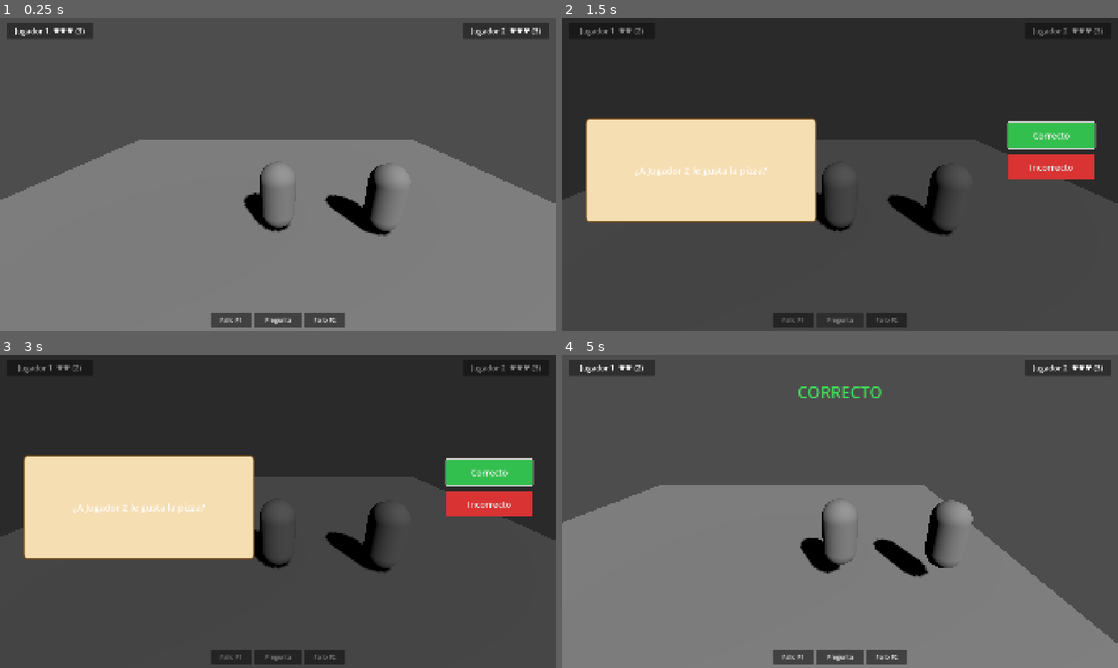
Above: before the commit, frames 1-4 (two rows, left to right).
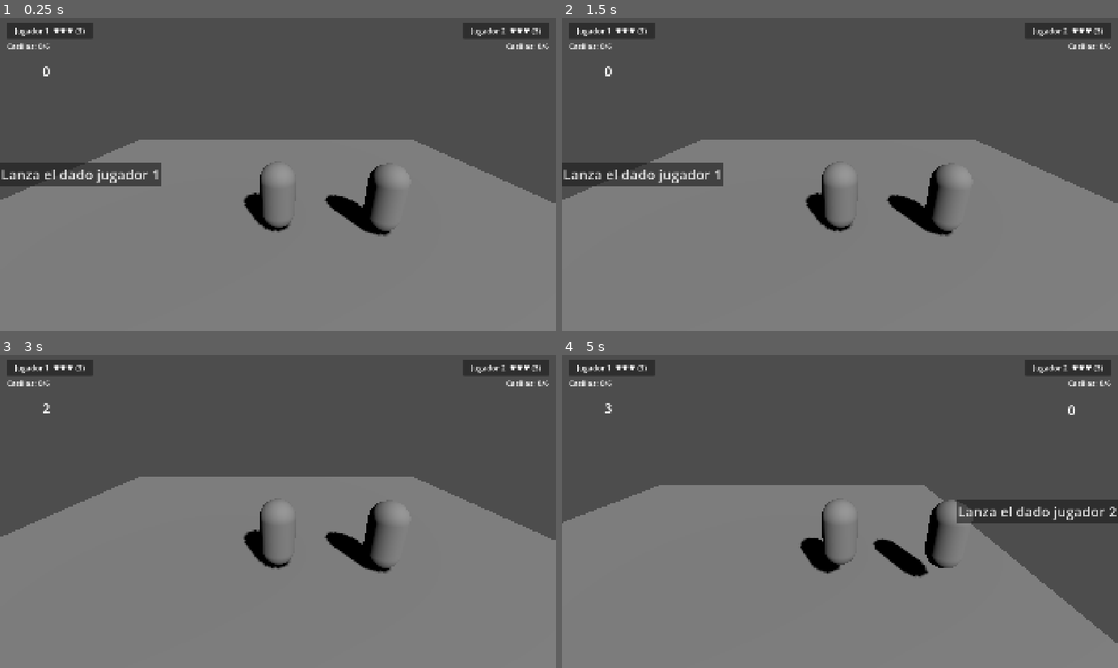
Above: after the commit, the same moments.

Repository: Haziel1357/game-jump-plus
Game: Godot game, scene res://escenas/niveles/mundo_pruebas/mundo_pruebas.tscn
Two runs of this game, one before a commit and one after it. Both use one fixed random seed, a clock stepped at 60 frames per second and the inputs below. This scene is started directly instead of the project's main scene.
Inputs (mouse positions are in pixels of both pictures, inside the frame that each line leads up to):
- Up to frame 1 (0.25 s): no input
- Up to frame 2 (1.5 s): click (795, 318) at 0.5 s, where only the run before the commit has a clickable "Fallo P1"; click (840, 318) at 1.25 s, where only the run before the commit has a clickable "Pregunta"
- Up to frame 3 (3 s): click (322, 655) at 2 s, where only the run before the commit has a clickable "Fallo P2"; click (83, 511) at 2.75 s, where only the run after the commit has a clickable "Lanza el dado jugador 1"
- Up to frame 4 (5 s): click (1051, 473) at 3.5 s, where only the run before the commit has a clickable "Correcto"; tap Enter (ui_accept) at 4.25, 4.52 s; hold Right (ui_right) from 4.28 s (still down)

The runs differ from the first frame. In frame 1, 3.3% of the frame differs, in the area x 0-99%, y 8-99%; in frame 2, 97%; in frame 3, 98%, in the area x 0-100%, y 0-100%; in frame 4, 3.7%.

Commit message:
Ciclo de rondas con dado, preguntas y casillas
- CicloRonda coordina dados -> pregunta al ganador -> pregunta al otro.
- Gana el primer jugador con 6 casillas o el que quede con vidas.
- El dado emite ronda_terminada y el botón dice Iniciar Ronda.
- HUD con indicador de casillas y sin botones de prueba.
- CASILLAS_PARA_GANAR en EstadoJuego.

Co-Authored-By: Claude Sonnet 5.5 <noreply@anthropic.com>

Diff:
--- /dev/null
+++ b/escenas/niveles/mundo_pruebas/ciclo_ronda.gd
@@ -0,0 +1,68 @@
+extends Node
+
+# Coordina el ciclo del juego:
+# dados -> pregunta al ganador -> pregunta al otro jugador -> dados otra vez.
+# Gana el primer jugador que llegue a EstadoJuego.CASILLAS_PARA_GANAR casillas.
+# También termina la partida si a un jugador se le acaban las vidas.
+
+# Casillas que avanza un jugador cuando su respuesta es correcta.
+@export var casillas_por_acierto: int = 1
+# Pausa tras marcar la respuesta, para que se vea el banner de "CORRECTO/INCORRECTO".
+@export var pausa_tras_respuesta: float = 1.8
+
+# Los dos nodos hermanos de este nodo dentro de la escena del nivel.
+@onready var dado: Dado = $"../Dado"
+# Sin tipo a propósito: preguntas.gd no tiene class_name.
+@onready var preguntas = $"../Preguntas"
+
+var _partida_terminada: bool = false
+
+
+func _ready() -> void:
+	dado.ronda_terminada.connect(_al_terminar_dado)
+	# call_deferred espera a que todos los nodos estén listos antes de empezar.
+	dado.iniciar_ronda.call_deferred()
+
+
+# El dado ya decidió quién empieza: preguntamos a ese jugador y luego al otro.
+func _al_terminar_dado(ganador: int) -> void:
+	var otro: int = 2 if ganador == 1 else 1
+
+	await _preguntar(ganador)
+	if _partida_terminada:
+		return
+
+	await _preguntar(otro)
+	if _partida_terminada:
+		return
+
+	# Los dos ya jugaron y nadie ganó: volvemos a tirar el dado.
+	dado.iniciar_ronda()
+
+
+# Pregunta a un jugador y aplica el resultado.
+func _preguntar(jugador: int) -> void:
+	preguntas.mostrar_pregunta(jugador)
+	# Esperamos a que marquen Correcto/Incorrecto; la señal trae la respuesta.
+	var es_correcto: bool = await preguntas.resultado_marcado
+
+	# Si fue incorrecto, preguntas.gd ya le restó 1 vida y aquí no se mueve.
+	if es_correcto:
+		EstadoJuego.avanzar(jugador, casillas_por_acierto)
+
+	await get_tree().create_timer(pausa_tras_respuesta).timeout
+
+	# ¿Llegó a la meta? Gana ese jugador, aunque el otro no haya contestado aún.
+	if EstadoJuego.obtener_casillas(jugador) >= EstadoJuego.CASILLAS_PARA_GANAR:
+		_terminar_partida(jugador)
+	# ¿Se quedó sin vidas? Gana el otro.
+	elif EstadoJuego.vidas_de(jugador) <= 0:
+		_terminar_partida(2 if jugador == 1 else 1)
+
+
+# Muestra quién ganó junto con las casillas de cada jugador.
+func _terminar_partida(ganador: int) -> void:
+	_partida_terminada = true
+	var casillas_1: int = EstadoJuego.obtener_casillas(1)
+	var casillas_2: int = EstadoJuego.obtener_casillas(2)
+	dado.mostrar_fin("¡Gana el jugador %d!\nCasillas J1: %d | J2: %d\n(ESC para volver al menú)" % [ganador, casillas_1, casillas_2])
--- a/escenas/niveles/mundo_pruebas/mundo_pruebas.tscn
+++ b/escenas/niveles/mundo_pruebas/mundo_pruebas.tscn
@@ -1,9 +1,11 @@
-[gd_scene load_steps=7 format=3 uid="uid://dtpd74kd2c7lc"]
+[gd_scene format=3 uid="uid://dtpd74kd2c7lc"]
 
 [ext_resource type="Script" uid="uid://dpxpsogn20jx8" path="res://escenas/jugador/jugador.gd" id="1_6ba58"]
-[ext_resource type="Script" path="res://escenas/niveles/mundo_pruebas/mundo_pruebas.gd" id="2_nivel"]
-[ext_resource type="PackedScene" path="res://interfaz/hud/hud.tscn" id="3_hud"]
-[ext_resource type="PackedScene" path="res://interfaz/preguntas/preguntas.tscn" id="4_preg"]
+[ext_resource type="Script" uid="uid://cixruy246w60k" path="res://escenas/niveles/mundo_pruebas/mundo_pruebas.gd" id="2_nivel"]
+[ext_resource type="PackedScene" uid="uid://ba0tjdqnfix6t" path="res://interfaz/hud/hud.tscn" id="3_hud"]
+[ext_resource type="PackedScene" uid="uid://chqwbv4pvljyl" path="res://interfaz/preguntas/preguntas.tscn" id="4_preg"]
+[ext_resource type="PackedScene" uid="uid://b8ssryaxprgg8" path="res://interfaz/dado/dado.tscn" id="5_y5x3w"]
+[ext_resource type="Script" uid="uid://b0fiwcni1ljqm" path="res://escenas/niveles/mundo_pruebas/ciclo_ronda.gd" id="6_iupyu"]
 
 [sub_resource type="CapsuleMesh" id="CapsuleMesh_012i1"]
 
@@ -46,6 +48,32 @@
 [node name="Camera3D" type="Camera3D" parent="Jugador2" unique_id=762332105]
 transform = Transform3D(1, 0, 0, 0, 0.90630776, 0.42261827, 0, -0.42261827, 0.90630776, 0, 3, 5)
 
-[node name="Hud" parent="." instance=ExtResource("3_hud")]
+[node name="Hud" parent="." unique_id=74987772 instance=ExtResource("3_hud")]
 
-[node name="Preguntas" parent="." instance=ExtResource("4_preg")]
+[node name="CasillasJugador1" type="Label" parent="Hud" unique_id=1676764676]
+offset_left = 24.0
+offset_top = 80.0
+offset_right = 172.0
+offset_bottom = 116.0
+theme_override_font_sizes/font_size = 26
+text = "Casillas: 0/6"
+
+[node name="CasillasJugador2" type="Label" parent="Hud" unique_id=1165894243]
+anchors_preset = 1
+anchor_left = 1.0
+anchor_right = 1.0
+offset_left = -91.0
+offset_bottom = 23.0
+grow_horizontal = 0
+offset_transform_enabled = true
+offset_transform_position = Vector2(-24, 80)
+theme_override_font_sizes/font_size = 26
+text = "Casillas: 0/6"
+horizontal_alignment = 2
+
+[node name="Preguntas" parent="." unique_id=192389599 instance=ExtResource("4_preg")]
+
+[node name="Dado" parent="." unique_id=1442596752 instance=ExtResource("5_y5x3w")]
+
+[node name="CicloRonda" type="Node" parent="." unique_id=1206825484]
+script = ExtResource("6_iupyu")
--- a/interfaz/dado/dado.gd
+++ b/interfaz/dado/dado.gd
@@ -1,10 +1,13 @@
+class_name Dado
 extends CanvasLayer
+
+# Se emite al pulsar "Omitir" cuando hay un ganador (1 o 2).
+# En caso de empate no se emite: simplemente se repiten los dados.
+signal ronda_terminada(ganador: int)
 
 # Duración total de la animación y cada cuánto cambia el número (en segundos).
 @export var duracion_animacion: float = 2.0
 @export var intervalo_numeros: float = 0.08
-# Casillas que avanza el ganador de cada ronda.
-@export var casillas_por_victoria: int = 1
 
 # Referencias a los nodos hijos ($ significa "busca este hijo por su nombre").
 @onready var etiqueta_numero_1: Label = $EtiquetaNumero
@@ -18,19 +21,22 @@
 # Guardan el número final que sacó cada jugador en la ronda actual.
 var resultado_1: int = 0
 var resultado_2: int = 0
+# Jugador que ganó los dados (0 = empate).
+var ganador: int = 0
 
 
 func _ready() -> void:
-	# Al empezar solo se ve lo del jugador 1; lo demás se oculta.
-	_preparar_ronda()
-
 	boton_lanzar_1.pressed.connect(_lanzar_jugador_1)
 	boton_lanzar_2.pressed.connect(_lanzar_jugador_2)
 	boton_omitir.pressed.connect(_al_pulsar_omitir)
+	iniciar_ronda()
 
 
-# Deja la interfaz lista para una ronda nueva.
-func _preparar_ronda() -> void:
+# Muestra el dado y lo deja listo para que el jugador 1 lance.
+# Lo llama quien coordina los turnos cuando hay que volver a tirar.
+func iniciar_ronda() -> void:
+	visible = true
+	etiqueta_numero_1.show()
 	etiqueta_numero_1.text = "0"
 	etiqueta_numero_2.text = "0"
 	etiqueta_numero_2.hide()
@@ -38,6 +44,18 @@
 	etiqueta_resultado.hide()
 	ventana_resultado.hide()
 	boton_lanzar_1.show()
+
+
+# Muestra un mensaje final (por ejemplo, quién ganó la partida) y oculta el resto.
+func mostrar_fin(texto: String) -> void:
+	visible = true
+	etiqueta_numero_1.hide()
+	etiqueta_numero_2.hide()
+	boton_lanzar_1.hide()
+	boton_lanzar_2.hide()
+	ventana_resultado.hide()
+	etiqueta_resultado.text = texto
+	etiqueta_resultado.show()
 
 
 func _lanzar_jugador_1() -> void:
@@ -70,27 +88,26 @@
 	return numero_final
 
 
-# Compara los dos resultados, anota el avance del ganador y muestra la ventana.
+# Compara los dos resultados, decide quién empieza y muestra la ventana.
 func _mostrar_ganador() -> void:
 	if resultado_1 > resultado_2:
-		etiqueta_resultado.text = "¡Gana el jugador 1!"
-		EstadoJuego.avanzar(1, casillas_por_victoria)
+		ganador = 1
+		etiqueta_resultado.text = "¡Empieza el jugador 1!"
 	elif resultado_2 > resultado_1:
-		etiqueta_resultado.text = "¡Gana el jugador 2!"
-		EstadoJuego.avanzar(2, casillas_por_victoria)
+		ganador = 2
+		etiqueta_resultado.text = "¡Empieza el jugador 2!"
 	else:
-		# En empate nadie avanza.
-		etiqueta_resultado.text = "¡Empate!"
-
-	# Mostramos las casillas de cada jugador para comprobar que se guardan.
-	etiqueta_resultado.text += "\nCasillas J1: %d | J2: %d" % [
-		EstadoJuego.obtener_casillas(1),
-		EstadoJuego.obtener_casillas(2),
-	]
+		ganador = 0
+		etiqueta_resultado.text = "¡Empate! Se repite el dado"
 	etiqueta_resultado.show()
 	ventana_resultado.show()
 
 
-# Al pulsar "Omitir" se cierra la ventana y empieza una ronda nueva.
+# Al pulsar "Omitir": si hubo ganador, se oculta el dado y se avisa a quien
+# coordina los turnos; si fue empate, se vuelve a tirar.
 func _al_pulsar_omitir() -> void:
-	_preparar_ronda()
+	if ganador == 0:
+		iniciar_ronda()
+		return
+	visible = false
+	ronda_terminada.emit(ganador)
--- a/interfaz/dado/dado.tscn
+++ b/interfaz/dado/dado.tscn
@@ -6,44 +6,63 @@
 script = ExtResource("1_p2wwb")
 
 [node name="EtiquetaNumero" type="Label" parent="." unique_id=1237391626]
-offset_left = 273.0
-offset_top = 104.0
-offset_right = 313.0
-offset_bottom = 171.0
+anchors_preset = -1
+offset_top = 150.0
+offset_right = 320.0
+offset_bottom = 180.0
 theme_override_font_sizes/font_size = 48
 text = "0"
 horizontal_alignment = 1
+vertical_alignment = 1
 
 [node name="BotonLanzar" type="Button" parent="." unique_id=112987004]
-offset_left = 201.0
-offset_top = 553.0
-offset_right = 392.0
-offset_bottom = 584.0
+anchors_preset = 4
+anchor_top = 0.5
+anchor_bottom = 0.5
+offset_top = -40.0
+offset_right = 557.0
+offset_bottom = 40.0
+grow_vertical = 2
+theme_override_font_sizes/font_size = 48
 text = "Lanza el dado jugador 1"
 icon_alignment = 1
 
 [node name="EtiquetaNumero2" type="Label" parent="." unique_id=324552387]
-offset_left = 910.0
-offset_top = 103.0
-offset_right = 950.0
-offset_bottom = 170.0
+anchors_preset = -1
+offset_left = 1600.0
+offset_top = 150.0
+offset_right = 1920.0
+offset_bottom = 230.0
 theme_override_font_sizes/font_size = 48
 text = "0"
+horizontal_alignment = 1
+vertical_alignment = 1
 
 [node name="BotonLanzar2" type="Button" parent="." unique_id=753607754]
-offset_left = 821.0
-offset_top = 557.0
-offset_right = 1012.0
-offset_bottom = 588.0
+anchors_preset = 6
+anchor_left = 1.0
+anchor_top = 0.5
+anchor_right = 1.0
+anchor_bottom = 0.5
+offset_left = -557.0
+offset_top = -40.0
+offset_bottom = 40.0
+grow_horizontal = 0
+grow_vertical = 2
+theme_override_font_sizes/font_size = 48
 text = "Lanza el dado jugador 2"
 
 [node name="EtiquetaResultado" type="Label" parent="." unique_id=631727834]
-offset_left = 400.0
-offset_top = 42.0
-offset_right = 632.0
-offset_bottom = 109.0
+anchors_preset = 5
+anchor_left = 0.5
+anchor_right = 0.5
+offset_left = -116.0
+offset_right = 124.0
+offset_bottom = 70.0
+grow_horizontal = 2
 theme_override_font_sizes/font_size = 48
 text = "Resultado"
+horizontal_alignment = 1
 
 [node name="VentanaResultado" type="Panel" parent="." unique_id=1700109993]
 anchors_preset = 8
@@ -53,8 +72,8 @@
 anchor_bottom = 0.5
 offset_left = -20.0
 offset_top = -20.0
-offset_right = 280.0
-offset_bottom = 130.0
+offset_right = -20.0
+offset_bottom = -20.0
 grow_horizontal = 2
 grow_vertical = 2
 
@@ -72,4 +91,4 @@
 grow_horizontal = 2
 grow_vertical = 2
 theme_override_font_sizes/font_size = 48
-text = "Omitir"
+text = "Iniciar Ronda"
--- a/interfaz/hud/hud.gd
+++ b/interfaz/hud/hud.gd
@@ -2,31 +2,34 @@
 
 @onready var label_vidas_1: Label = $VidaJugador1/TextoVidas
 @onready var label_vidas_2: Label = $VidaJugador2/TextoVidas
-@onready var boton_fallo_1: Button = $Prueba/BotonFallo1
-@onready var boton_fallo_2: Button = $Prueba/BotonFallo2
-@onready var boton_pregunta: Button = $Prueba/BotonPregunta
-
-var _turno: int = 1
+@onready var label_casillas_1: Label = $CasillasJugador1
+@onready var label_casillas_2: Label = $CasillasJugador2
 
 
 func _ready() -> void:
 	EstadoJuego.vidas_cambiadas.connect(_on_vidas_cambiadas)
-	boton_fallo_1.pressed.connect(EstadoJuego.restar_vida.bind(1))
-	boton_fallo_2.pressed.connect(EstadoJuego.restar_vida.bind(2))
-	boton_pregunta.pressed.connect(_pedir_pregunta)
+	EstadoJuego.casillas_cambiadas.connect(_on_casillas_cambiadas)
 	_refrescar_todo()
-
-
-func _pedir_pregunta() -> void:
-	var preguntas := get_node_or_null("/root/MundoPruebas/Preguntas")
-	if preguntas:
-		preguntas.mostrar_pregunta(_turno)
-		_turno = 2 if _turno == 1 else 1
 
 
 func _refrescar_todo() -> void:
 	label_vidas_1.text = _texto_vidas(1)
 	label_vidas_2.text = _texto_vidas(2)
+	label_casillas_1.text = _texto_casillas(1)
+	label_casillas_2.text = _texto_casillas(2)
+
+
+# Ejemplo: "Casillas: 3/6"
+func _texto_casillas(jugador: int) -> String:
+	return "Casillas: %d/%d" % [EstadoJuego.obtener_casillas(jugador), EstadoJuego.CASILLAS_PARA_GANAR]
+
+
+# Se llama cada vez que un jugador avanza (o se reinician las casillas).
+func _on_casillas_cambiadas(jugador: int, _total: int) -> void:
+	if jugador == 1:
+		label_casillas_1.text = _texto_casillas(1)
+	else:
+		label_casillas_2.text = _texto_casillas(2)
 
 
 func _texto_vidas(jugador: int) -> String:
--- a/interfaz/hud/hud.tscn
+++ b/interfaz/hud/hud.tscn
@@ -32,33 +32,3 @@
 theme_override_font_sizes/font_size = 26
 text = "Jugador 2  ♥♥♥ (3)"
 horizontal_alignment = 1
-
-[node name="Prueba" type="HBoxContainer" parent="." unique_id=1510220890]
-anchors_preset = 12
-anchor_top = 1.0
-anchor_right = 1.0
-anchor_bottom = 1.0
-offset_top = -64.0
-offset_bottom = -12.0
-grow_horizontal = 2
-grow_vertical = 0
-theme_override_constants/separation = 12
-alignment = 1
-
-[node name="BotonFallo1" type="Button" parent="Prueba" unique_id=167988513]
-custom_minimum_size = Vector2(140, 48)
-layout_mode = 2
-theme_override_font_sizes/font_size = 20
-text = "Fallo P1"
-
-[node name="BotonPregunta" type="Button" parent="Prueba" unique_id=174839879]
-custom_minimum_size = Vector2(160, 48)
-layout_mode = 2
-theme_override_font_sizes/font_size = 20
-text = "Pregunta"
-
-[node name="BotonFallo2" type="Button" parent="Prueba" unique_id=779531297]
-custom_minimum_size = Vector2(140, 48)
-layout_mode = 2
-theme_override_font_sizes/font_size = 20
-text = "Fallo P2"
--- a/scripts/globales/estado_juego.gd
+++ b/scripts/globales/estado_juego.gd
@@ -8,6 +8,8 @@
 signal casillas_cambiadas(jugador: int, total: int)
 
 const VIDAS_INICIALES := 3
+# Casillas que debe recorrer un jugador para ganar la partida.
+const CASILLAS_PARA_GANAR := 6
 
 var personajes: Array = []
 
Not shown, added: escenas/niveles/mundo_pruebas/ciclo_ronda.gd.uid
